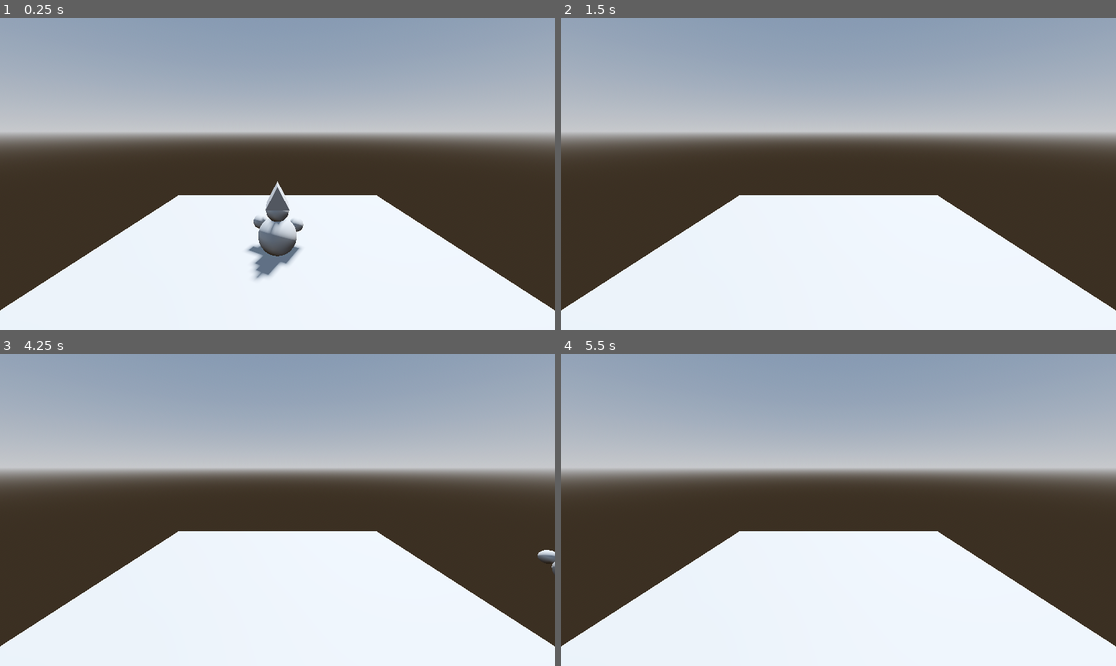
Above: before the commit, frames 1-4 (two rows, left to right).
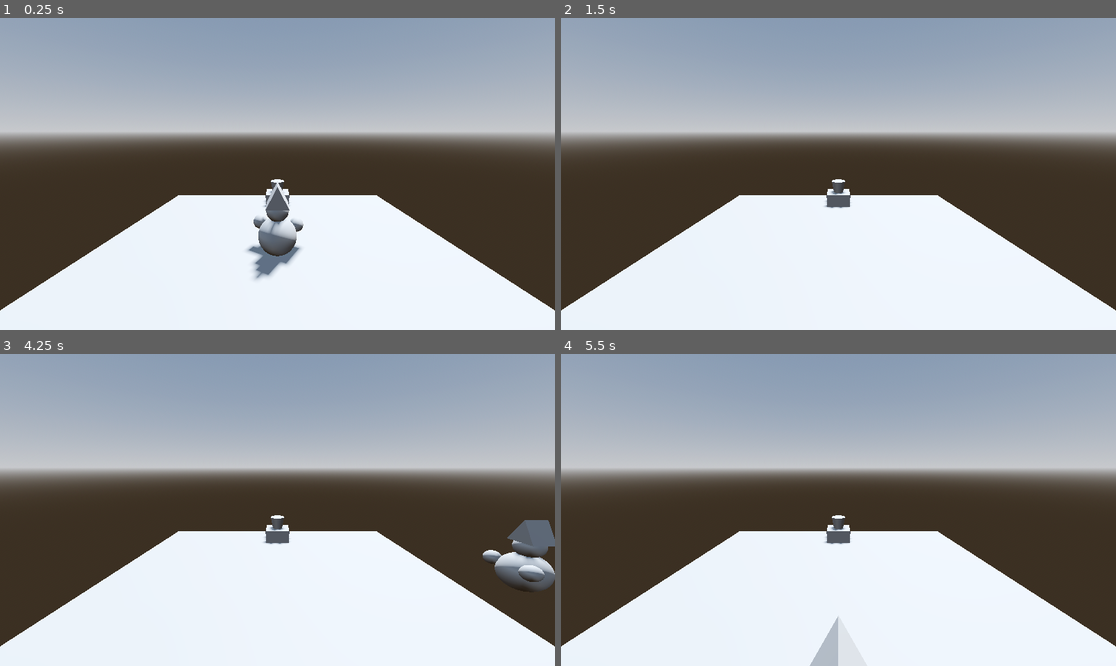
Above: after the commit, the same moments.

Repository: Byteron/potions
Game: Godot game, scene res://src/game/game.tscn
Same seed, same stepped clock (60 frames per second), same inputs: the game is played once before the commit and once after it.
Inputs:
- Up to frame 1 (0.25 s): no input
- Up to frame 2 (1.5 s): tap Enter at 0.5 s; hold D (move_right) 0.53-1.28 s; hold E (interact, bound only after the commit) 0.53-1.28 s; hold S (move_down) from 1.28 s (still down); tap E (interact, bound only after the commit) at 1.35 s
- Up to frame 3 (4.25 s): tap Space at 2, 3.5 s; release S (move_down) at 2.03 s; hold D (move_right) 2.03-2.78 s; hold E (interact, bound only after the commit) 2.03-2.78 s; tap Enter at 2.75 s; hold W (move_up) 2.78-3.53 s; tap E (interact, bound only after the commit) at 2.85 s; hold A (move_left) from 3.53 s (still down); hold E (interact, bound only after the commit) from 3.53 s (still down)
- Up to frame 4 (5.5 s): release E (interact, bound only after the commit) at 4.28 s; tap E (interact, bound only after the commit) at 4.35 s; release A (move_left) at 5.03 s; hold S (move_down) from 5.03 s (still down); hold E (interact, bound only after the commit) from 5.03 s (still down)

The runs differ from the first frame. In frame 1, 0.1% of the frame differs, in the area x 47-53%, y 51-61%; in frame 2, 0.3%; in frame 3, 2.1%, in the area x 47-100%, y 51-77%; in frame 4, 0.7%.

Commit message:
interact with pot

Diff:
--- a/project.godot
+++ b/project.godot
@@ -19,6 +19,16 @@
 "language": &"GDScript",
 "path": "res://src/game/game.gd"
 }, {
+"base": "Area3D",
+"class": &"Interactable",
+"language": &"GDScript",
+"path": "res://src/tools/interactable.gd"
+}, {
+"base": "Area3D",
+"class": &"Interacter",
+"language": &"GDScript",
+"path": "res://src/character/interacter.gd"
+}, {
 "base": "Panel",
 "class": &"TitleScreen",
 "language": &"GDScript",
@@ -27,6 +37,8 @@
 _global_script_class_icons={
 "Controller": "",
 "Game": "",
+"Interactable": "",
+"Interacter": "",
 "TitleScreen": ""
 }
 
@@ -59,3 +71,8 @@
 "events": [Object(InputEventKey,"resource_local_to_scene":false,"resource_name":"","device":0,"window_id":0,"store_comm …(186 unchanged characters)…
 ]
 }
+interact={
+"deadzone": 0.5,
+"events": [Object(InputEventKey,"resource_local_to_scene":false,"resource_name":"","device":0,"window_id":0,"store_command":true,"alt_pressed":false,"shift_pressed":false,"meta_pressed":false,"command_pressed":false,"pressed":false,"keycode":0,"physical_keycode":69,"unicode":0,"echo":false,"script":null)
+]
+}
--- a/src/character/character.tscn
+++ b/src/character/character.tscn
@@ -1,6 +1,7 @@
-[gd_scene load_steps=4 format=3 uid="uid://b1qbpsush37j0"]
+[gd_scene load_steps=6 format=3 uid="uid://b1qbpsush37j0"]
 
 [ext_resource type="Script" path="res://src/character/controller.gd" id="2_fkose"]
+[ext_resource type="Script" path="res://src/character/interacter.gd" id="2_omt1l"]
 
 [sub_resource type="SphereMesh" id="SphereMesh_8xtrk"]
 radius = 0.5
@@ -8,6 +9,8 @@
 
 [sub_resource type="PrismMesh" id="PrismMesh_tg8a2"]
 size = Vector3(1, 1, 1)
+
+[sub_resource type="BoxShape3D" id="BoxShape3D_0xggk"]
 
 [node name="Character" type="Node3D"]
 
@@ -37,3 +40,10 @@
 
 [node name="Controller" type="Node" parent="."]
 script = ExtResource( "2_fkose" )
+
+[node name="Interacter" type="Area3D" parent="."]
+script = ExtResource( "2_omt1l" )
+
+[node name="CollisionShape3D" type="CollisionShape3D" parent="Interacter"]
+transform = Transform3D(1, 0, 0, 0, 1, 0, 0, 0, 1, 0, 0.5, -1.18524)
+shape = SubResource( "BoxShape3D_0xggk" )
--- a/src/character/controller.gd
+++ b/src/character/controller.gd
@@ -2,11 +2,15 @@
 class_name Controller
 
 @onready var parent := get_parent()
-@export var speed := 2
+@export var speed := 8
 
 
 func _process(delta: float) -> void:
 	var next_position: Vector3 = parent.position + get_direction() * speed * delta
+
+	if next_position == parent.position:
+		return
+
 	parent.look_at(next_position, Vector3.UP)
 	parent.position = next_position
 
--- /dev/null
+++ b/src/character/interacter.gd
@@ -0,0 +1,14 @@
+extends Area3D
+class_name Interacter
+
+@onready var parent := get_parent()
+
+func _unhandled_input(event: InputEvent) -> void:
+	if event.is_action_pressed("interact"):
+		interact()
+
+
+func interact() -> void:
+	for area in get_overlapping_areas():
+		if area is Interactable:
+			area.interact()
--- a/src/game/game.tscn
+++ b/src/game/game.tscn
@@ -1,7 +1,8 @@
-[gd_scene load_steps=7 format=3 uid="uid://dhnt7piyj3t7t"]
+[gd_scene load_steps=8 format=3 uid="uid://dhnt7piyj3t7t"]
 
 [ext_resource type="Script" path="res://src/game/game.gd" id="1_r2tft"]
 [ext_resource type="PackedScene" uid="uid://b1qbpsush37j0" path="res://src/character/character.tscn" id="2_gea1m"]
+[ext_resource type="PackedScene" uid="uid://ckdjoj3odyhhe" path="res://src/tools/table.tscn" id="3_5nvkf"]
 
 [sub_resource type="ProceduralSkyMaterial" id="ProceduralSkyMaterial_m0y12"]
 sky_horizon_color = Color(0.64625, 0.65575, 0.67075, 1)
@@ -32,9 +33,6 @@
 
 [node name="Character" parent="." instance=ExtResource( "2_gea1m" )]
 
-[node name="Controller" parent="Character" index="1"]
-speed = 10
-
 [node name="Camera3D" type="Camera3D" parent="."]
 transform = Transform3D(1, 0, 0, 0, 0.978807, 0.204786, 0, -0.204786, 0.978807, 0, 3.15511, 4.86449)
 
@@ -42,4 +40,7 @@
 transform = Transform3D(1, 0, 0, 0, 0, 1, 0, -1, 0, 0, 0, 0)
 mesh = SubResource( "QuadMesh_sx677" )
 
+[node name="Table" parent="." instance=ExtResource( "3_5nvkf" )]
+transform = Transform3D(1, 0, 0, 0, 1, 0, 0, 0, 1, 0, 0.259137, -3.85258)
+
 [editable path="Character"]
--- /dev/null
+++ b/src/tools/interactable.gd
@@ -0,0 +1,9 @@
+extends Area3D
+class_name Interactable
+
+signal interacted()
+
+
+func interact() -> void:
+	interacted.emit()
+	print("interacted")
--- /dev/null
+++ b/src/tools/pot.tscn
@@ -0,0 +1,24 @@
+[gd_scene load_steps=4 format=3 uid="uid://cr5n7b61ucrh3"]
+
+[ext_resource type="Script" path="res://src/tools/interactable.gd" id="1_h3vo6"]
+
+[sub_resource type="CylinderMesh" id="CylinderMesh_xj5q5"]
+top_radius = 0.3
+bottom_radius = 0.2
+height = 0.5
+
+[sub_resource type="BoxShape3D" id="BoxShape3D_j3mo4"]
+size = Vector3(0.59664, 0.548702, 0.57093)
+
+[node name="Pot" type="Node3D"]
+
+[node name="MeshInstance3D" type="MeshInstance3D" parent="."]
+transform = Transform3D(1, 0, 0, 0, 1, 0, 0, 0, 1, 0, 0.255275, 0)
+mesh = SubResource( "CylinderMesh_xj5q5" )
+
+[node name="Interactable" type="Area3D" parent="."]
+script = ExtResource( "1_h3vo6" )
+
+[node name="CollisionShape3D" type="CollisionShape3D" parent="Interactable"]
+transform = Transform3D(1, 0, 0, 0, 1, 0, 0, 0, 1, 0, 0.262748, 0)
+shape = SubResource( "BoxShape3D_j3mo4" )
--- /dev/null
+++ b/src/tools/table.tscn
@@ -0,0 +1,13 @@
+[gd_scene load_steps=3 format=3 uid="uid://ckdjoj3odyhhe"]
+
+[ext_resource type="PackedScene" uid="uid://cr5n7b61ucrh3" path="res://src/tools/pot.tscn" id="1_rkcwk"]
+
+[sub_resource type="BoxMesh" id="BoxMesh_vm0f3"]
+size = Vector3(1, 0.5, 1)
+
+[node name="Table" type="MeshInstance3D"]
+transform = Transform3D(1, 0, 0, 0, 1, 0, 0, 0, 1, 0, 0.268619, 0)
+mesh = SubResource( "BoxMesh_vm0f3" )
+
+[node name="Pot" parent="." instance=ExtResource( "1_rkcwk" )]
+transform = Transform3D(1, 0, 0, 0, 1, 0, 0, 0, 1, 0, 0.253144, 0)
